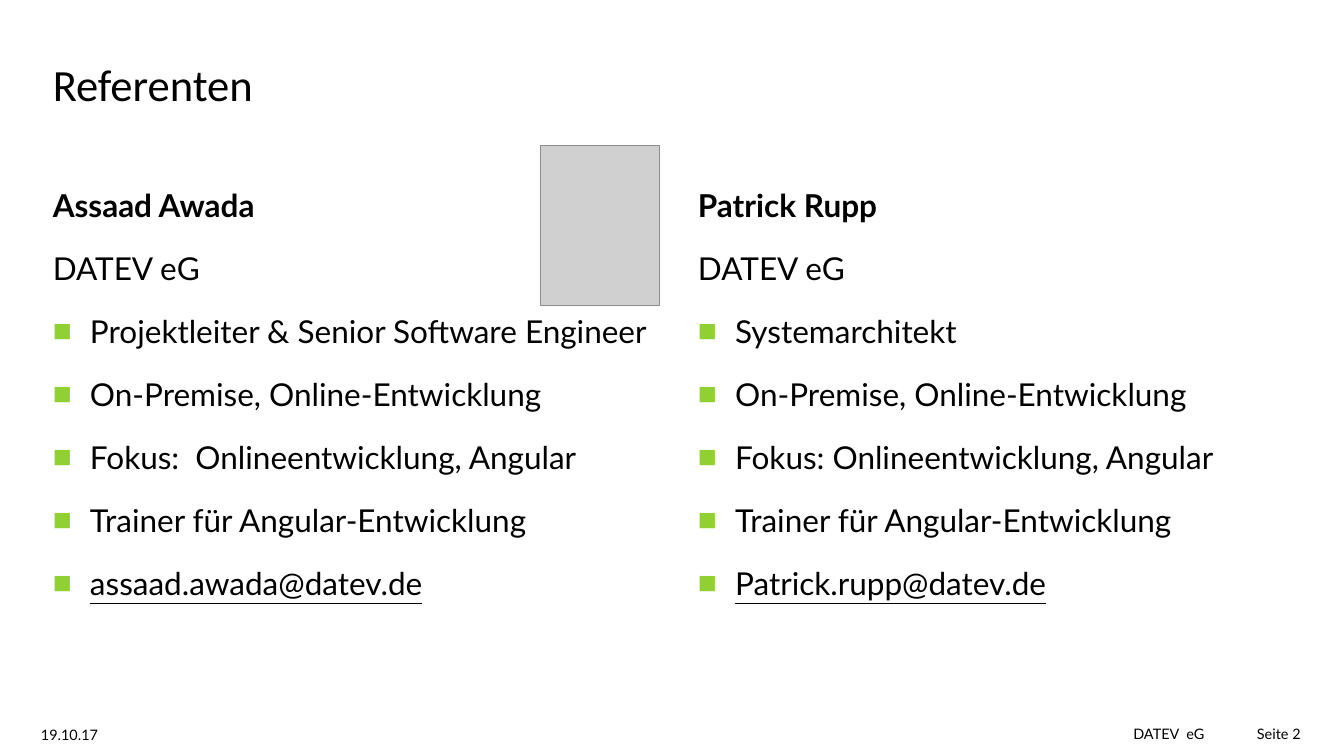
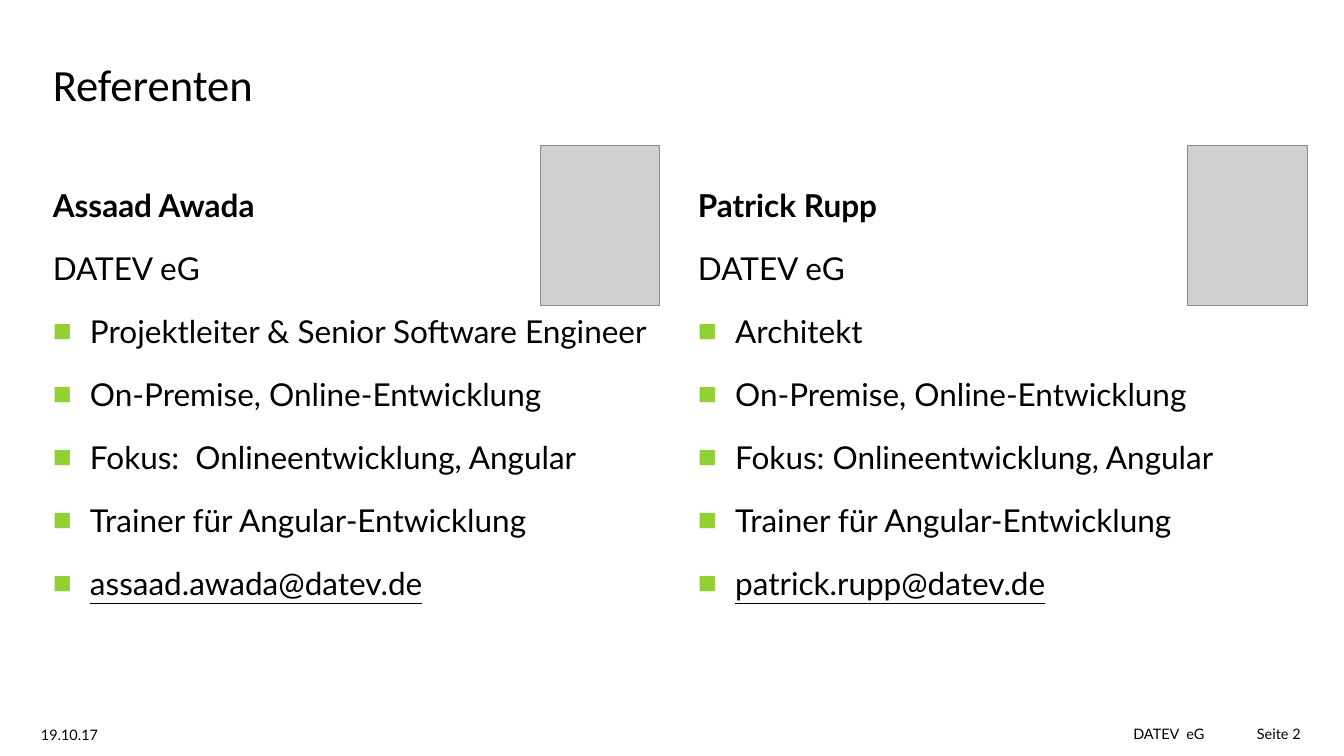
Before and after one commit to aawada78/angular-workshop, a slide deck: slide 2 of docs/Angular-Workshop-20.10.pptx. Drawn at 1344x756 pixels with LibreOffice and Linux fonts; fonts in the diff are those of the drawing; grey boxes stand for pictures; background and template pictures are left out. Boxes give left, top, right and bottom in pixels: in the first picture for what was removed or moved away, otherwise in the second. Text is boxed around its words. In the diff, an @@ line names an element or a change of style, - is before the commit and + after.

Commit message:
Folien angepasst

```diff
--- a/docs/Angular-Workshop-20.10.pptx
+++ b/docs/Angular-Workshop-20.10.pptx
@@ picture added at [1187, 146, 1307, 306] @@
@@ text at [735, 319, 862, 344]: text changed @@
-■ Systemarchitekt
+■ Architekt
@@ text at [735, 571, 1045, 601]: text changed @@
-■ Patrick.rupp@datev.de
+■ patrick.rupp@datev.de
```
